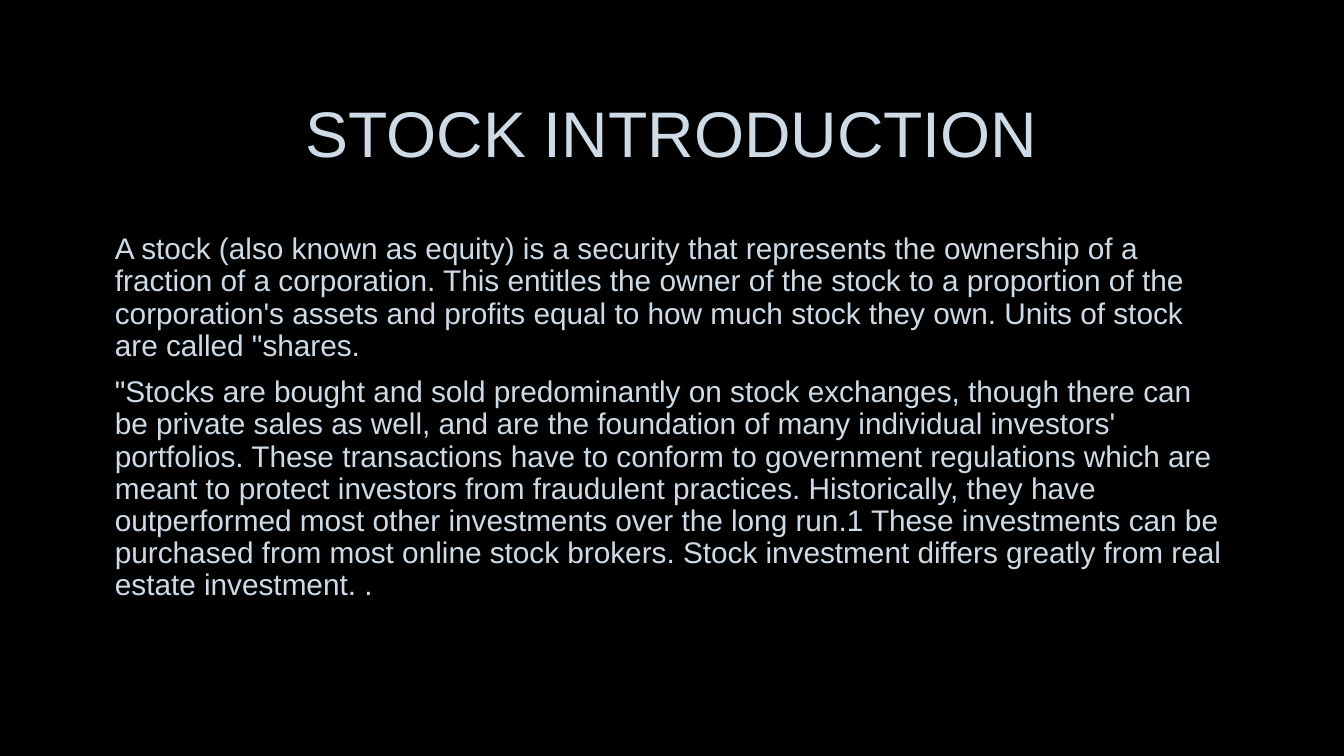
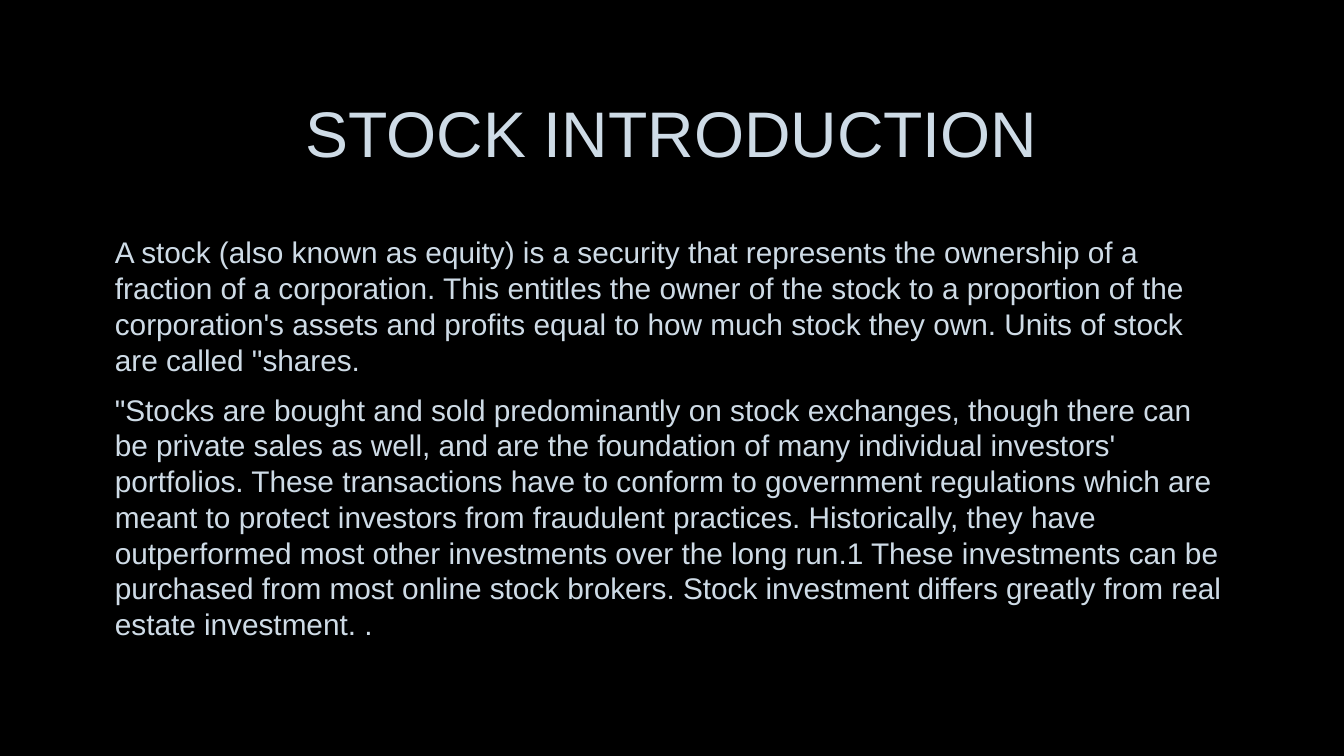
Before and after one commit to abhi-824/probability_stats, a slide deck: slide 3 of STOCK ANALYSIS USING EXCEL.pptx. Drawn at 1344x756 pixels with LibreOffice and Linux fonts; fonts in the diff are those of the drawing; background and template pictures are left out. Boxes give left, top, right and bottom in pixels: in the first picture for what was removed or moved away, otherwise in the second. Text is boxed around its words. In the diff, an @@ line names an element or a change of style, - is before the commit and + after.

```diff
--- a/STOCK ANALYSIS USING EXCEL.pptx
+++ b/STOCK ANALYSIS USING EXCEL.pptx
@@ text "A stock (also known as ..." at (115, 241, 1221, 636): line spacing 0.9 to 1 @@
```
Also in this commit, not shown: 12 other slides changed, 3 slides added, 1 other file.
